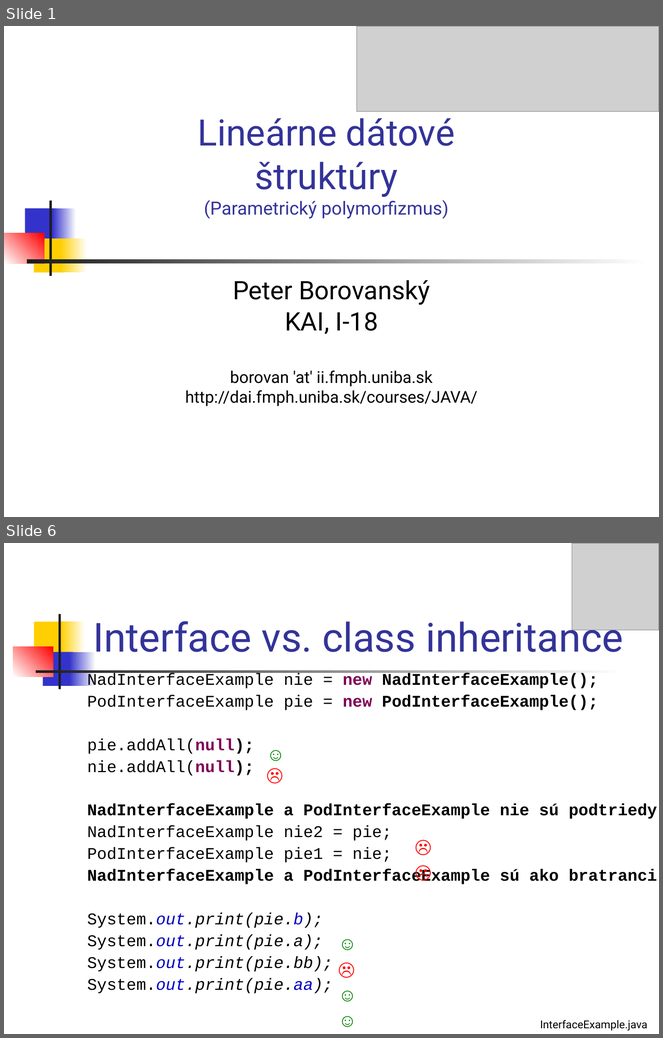
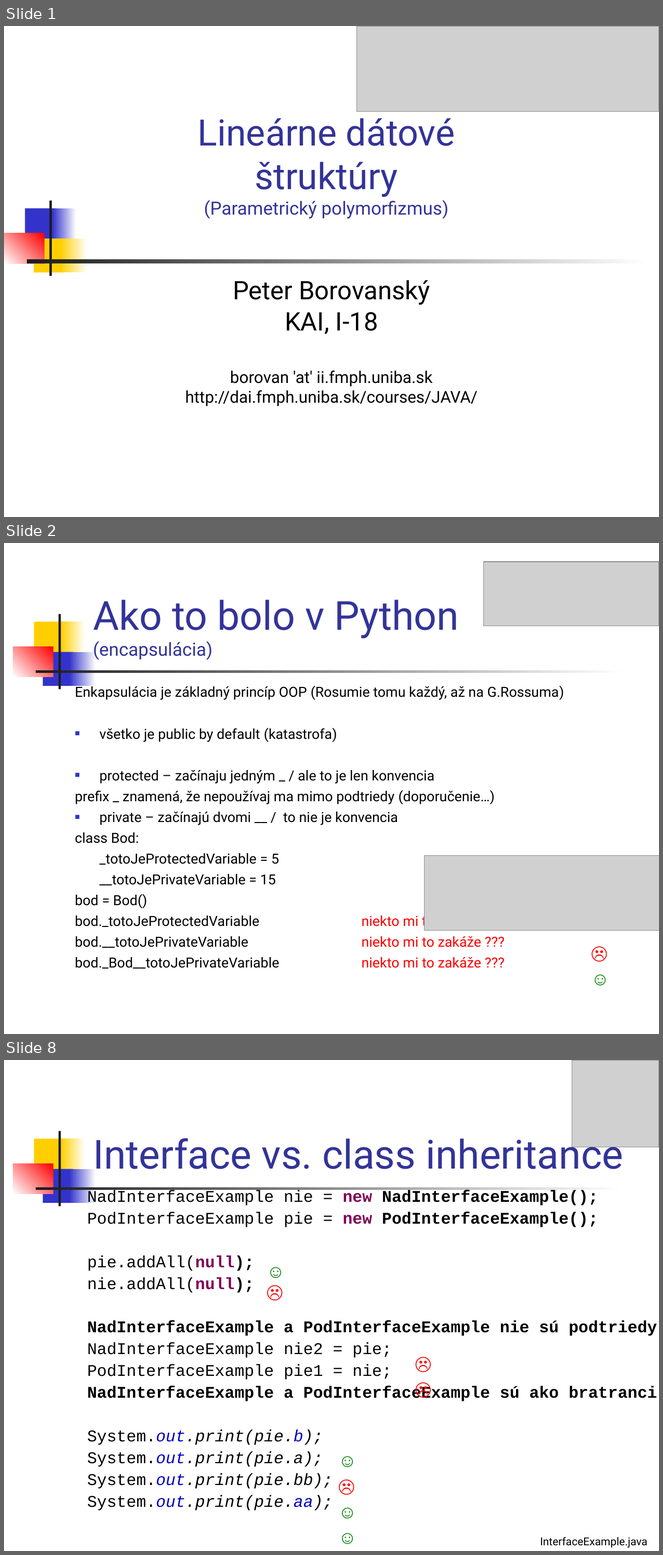
Before and after one commit to Programovanie4/Prednasky, a slide deck: 05/05_java.ppt. Shown one above the other, each under a label of ours: slides 1 and 6 before the commit, slides 1, 2 and 8 after it; the slides between them are not shown. The pictures are 663x1038 and 663x1555 pixels, drawn with LibreOffice and Linux fonts; fonts in the diff are those of the drawing; grey boxes stand for pictures. Boxes give left, top, right and bottom in pixels: in the first picture for what was removed or moved away, otherwise in the second. Text is boxed around its words. In the diff, an @@ line names an element or a change of style, - is before the commit and + after.

```diff
--- a/05/05_java.ppt
+++ b/05/05_java.ppt
@@ slide 2 added at [4,543,659,1034], background #FFFFFF; not listed: 7 template elements that a slide beside it also shows @@
@@ picture added at [483,561,659,626] @@
@@ title added at [93,600,459,660], 44 pt, text #333399 @@
+Ako to bolo v Python
+(encapsulácia)
@@ text added at [75,684,565,969], 15.3 pt, text #000000 @@
+Enkapsulácia je základný princíp OOP (Rosumie tomu každý, až na G.Rossuma)
+■ všetko je public by default (katastrofa)
+■ protected – začínaju jedným _ / ale to je len konvencia
+prefix _ znamená, že nepoužívaj ma mimo podtriedy (doporučenie…)
+■ private – začínajú dvomi __ / to nie je konvencia
+class Bod:
+_totoJeProtectedVariable = 5
+__totoJePrivateVariable = 15
+bod = Bod()
+bod._totoJeProtectedVariable niekto mi to zakáže ???
+bod.__totoJePrivateVariable niekto mi to zakáže ???
+bod._Bod__totoJePrivateVariable niekto mi to zakáže ???
@@ picture added at [425,856,659,931] @@
@@ text added at [584,938,613,967], 20 pt, text #FF0000 @@
+☹
@@ text added at [584,964,613,993], 20 pt, text #008000 @@
+☺
@@ what was slide 6 is now slide 8 @@
```
Also in this commit, not shown: 12 slides changed, 1 other slide added, 1 other file.
